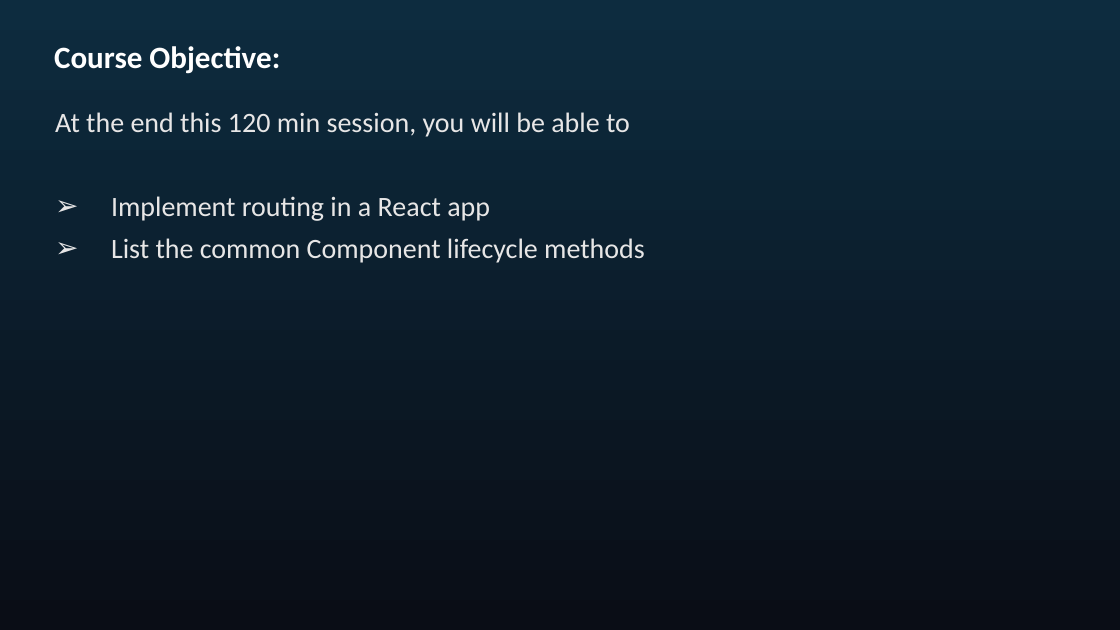
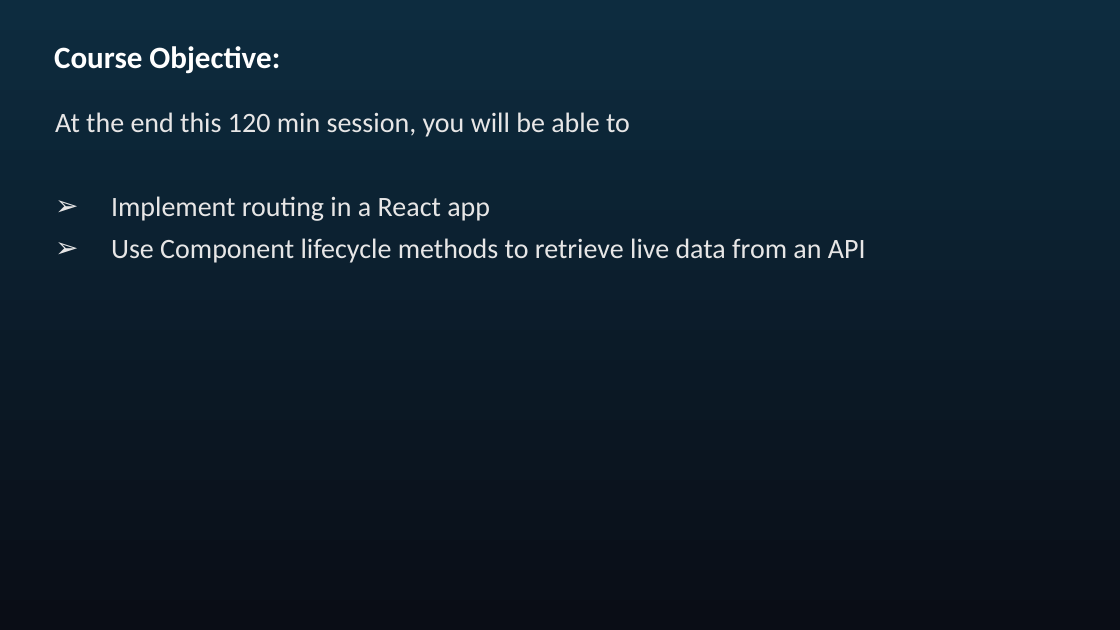
Before and after one commit to seblechernet/PowerPoint-Decks, a slide deck: slide 3 of 04 React Routing, Component Lifecycle Methods.pptx (slide 2 before the commit). Drawn at 1120x630 pixels with LibreOffice and Linux fonts; fonts in the diff are those of the drawing. Boxes give left, top, right and bottom in pixels: in the first picture for what was removed or moved away, otherwise in the second. Text is boxed around its words. In the diff, an @@ line names an element or a change of style, - is before the commit and + after.

```diff
--- a/04 React Routing, Component Lifecycle Methods.pptx
+++ b/04 React Routing, Component Lifecycle Methods.pptx
@@ text at (111,238,866,263): text changed @@
-➢ List the common Component lifecycle methods
+➢ Use Component lifecycle methods to retrieve live data from an API
```
Also in this commit, not shown: 4 other slides changed, 1 slide added.
